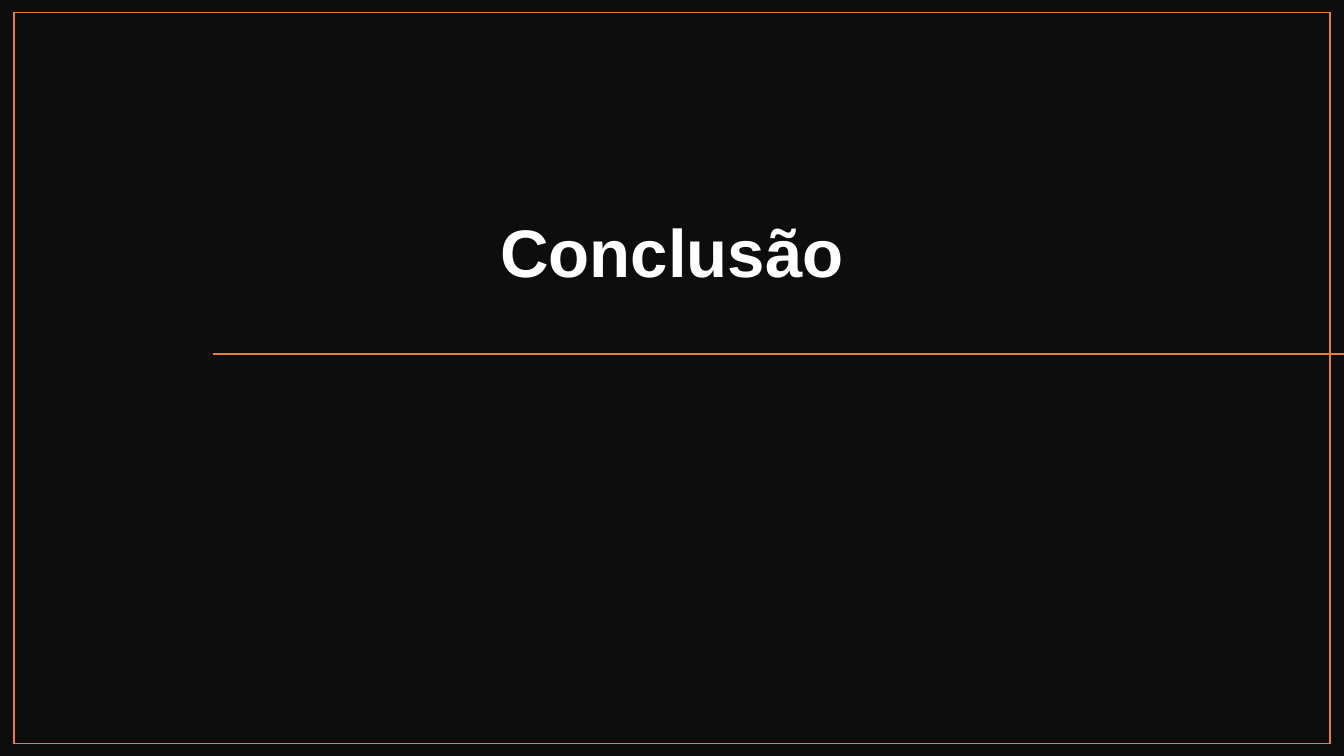
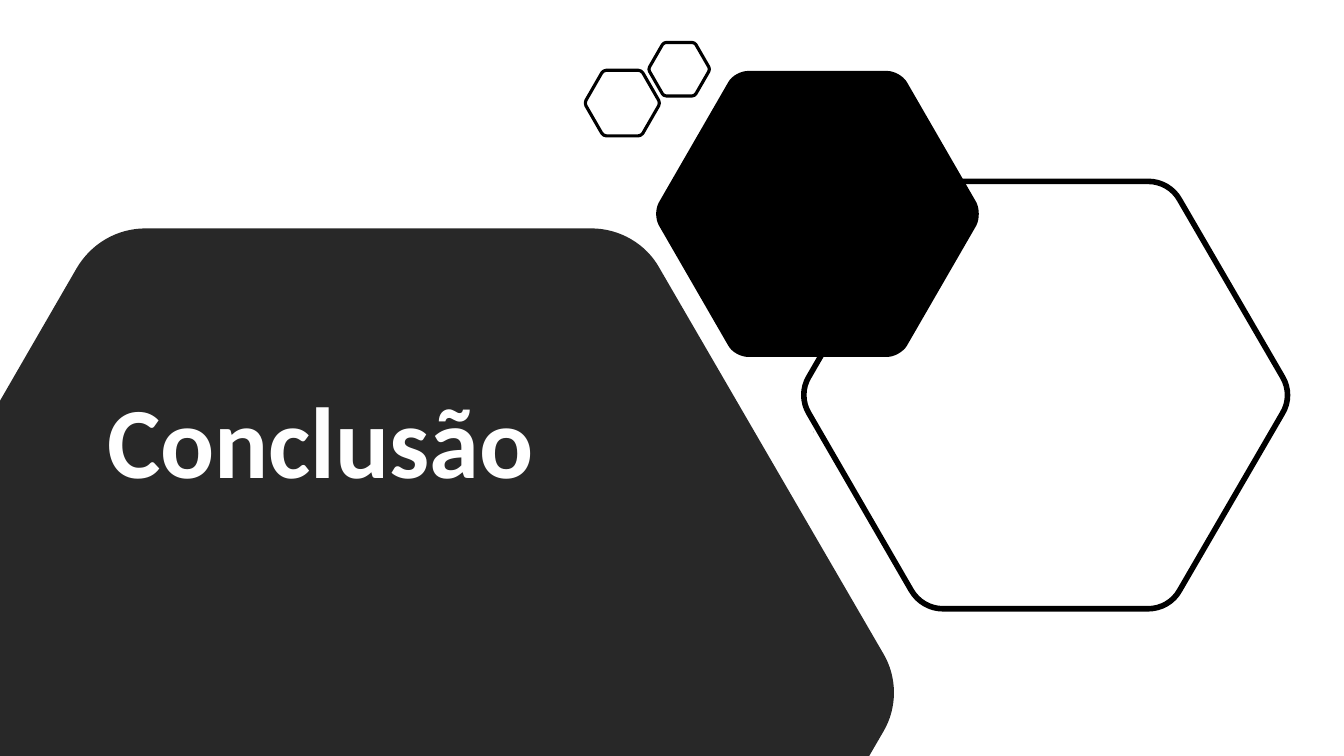
Before and after one commit to carlosmascena/primeiro-repositorio-ads-b, a slide deck: slide 6 of projeto-site/public/documentacao/Slides para o Projeto Individual.pptx (slide 5 before the commit). Drawn at 1344x756 pixels with LibreOffice and Linux fonts; fonts in the diff are those of the drawing. Boxes give left, top, right and bottom in pixels: in the first picture for what was removed or moved away, otherwise in the second. Text is boxed around its words. In the diff, an @@ line names an element or a change of style, - is before the commit and + after.

```diff
--- a/projeto-site/public/documentacao/Slides para o Projeto Individual.pptx
+++ b/projeto-site/public/documentacao/Slides para o Projeto Individual.pptx
@@ rectangle removed at box(0, 0, 1344, 756) @@
@@ rectangle removed at box(14, 13, 1331, 744) @@
@@ freeform shape added at box(649, 42, 710, 96), outline #000000 2.25 pt @@
@@ freeform shape added at box(585, 71, 659, 136), outline #000000 2.25 pt @@
@@ freeform shape added at box(656, 71, 979, 357), fill #000000 @@
@@ freeform shape added at box(803, 181, 1290, 609), outline #000000 4 pt @@
@@ freeform shape added at box(0, 229, 894, 756), fill #262626 @@
@@ text "Conclusão": place and size @@
-text "Conclusão" at box(500, 228, 843, 278)
+text "Conclusão" at box(107, 407, 533, 479)
@@ text "Conclusão" at box(107, 407, 533, 479): size 48 to 72 pt, font Arial to Calibri; alignment centre to left; vertical alignment bottom to middle @@
@@ line removed from (1344, 354) to (213, 354) @@
```
Also in this commit, not shown: 3 other slides changed, 1 slide added.
